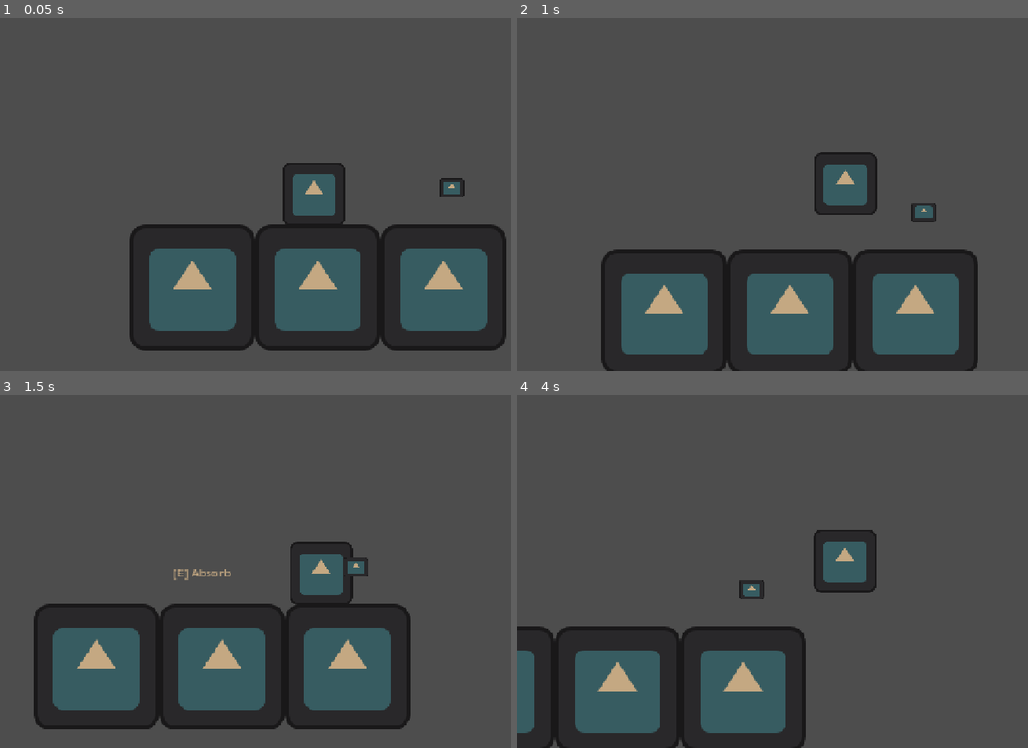
Above: before the commit, frames 1-4 (two rows, left to right).
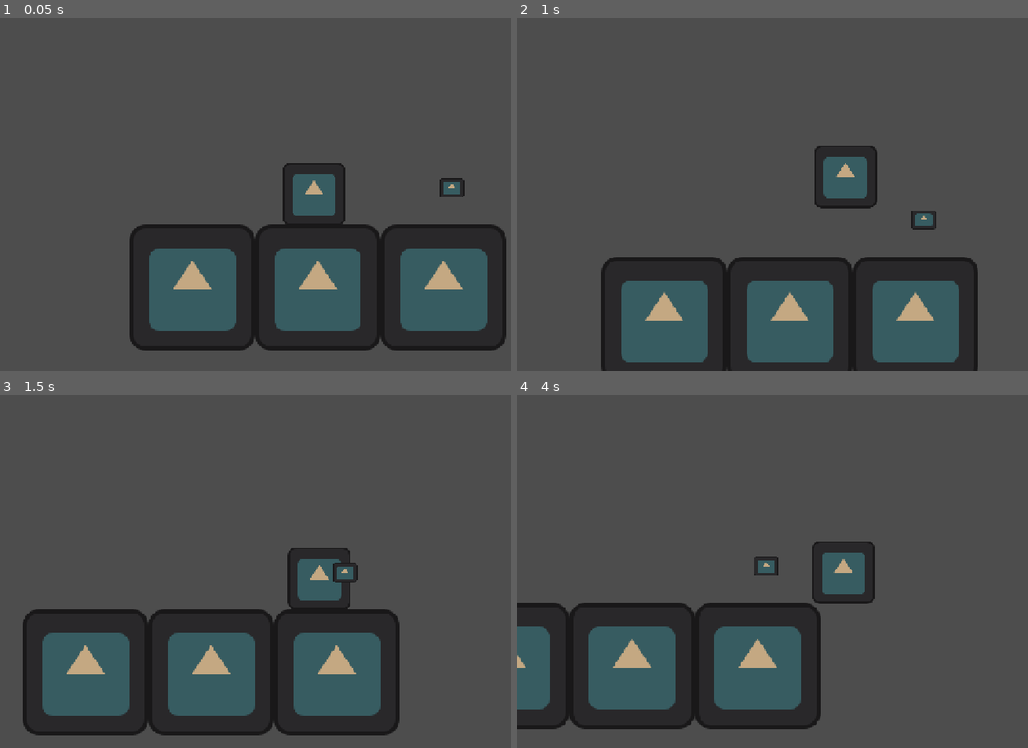
Above: after the commit, the same moments.

Repository: Devansh-Ruia/Salt-Cinder
Game: Godot game, scene res://scenes/world/chapter_01/room_arrival.tscn
Same seed, same stepped clock (60 frames per second), same inputs: the game is played once before the commit and once after it. The engine's default icon, where the game draws it, is replaced by a stand-in: a white triangle on a blue panel in a dark square.
Inputs:
- Up to frame 1 (0.05 s): no input
- Up to frame 2 (1 s): tap Enter at 0.5 s; hold D (move_right) from 0.53 s (still down); hold E (interact) from 0.53 s (still down); tap Space (jump) at 0.77 s
- Up to frame 3 (1.5 s): keep holding D (move_right); release E (interact) at 1.28 s; tap Q (absorb_release) at 1.35 s
- Up to frame 4 (4 s): tap Space (jump) at 1.52, 3.02, 3.77 s; tap E (interact) at 1.55, 2.85 s; release D (move_right) at 2.03 s; hold A (move_left) 2.03-2.78 s; hold E (interact) 2.03-2.78 s; hold D (move_right) from 2.78 s (still down); hold E (interact) from 3.53 s (still down); tap Q (absorb_release) at 3.6 s

Frame 1 is identical in both runs. In frame 2, 5.9% of the frame differs, in the area x 16-91%, y 36-100%; in frame 3, 10%; in frame 4, 18%, in the area x 0-71%, y 38-100%.

Commit message:
fix(ch1): unify Embe layer, restore Veld nodes, repair arrival collision shapes
Phase 3: clear the foundry end-to-end playtest blockers at the root.

Fix 1 - Embe physics layer
- Remove room_arrival's instance-level collision_layer=3 override so Embe is
  layer 2 (entities) everywhere; the layer-3 Embe was carried into foundry by
  RoomManager, where doors/absorbables mask only layer 2 and so never saw it.
- Revert room_approach's mask=6 band-aid back to mask=2 now that the cause is
  fixed (was hiding the layer mismatch for that room only).
- Add collision_mask=2 to arrival's DoorToApproach (was default mask=1, could
  not detect Embe either).

Fix 2 - Veld dialogue payoff
- Foundry had an inline Veld missing the AnimatedSprite2D + DialogueRunner that
  veld_npc.gd._ready() requires; replace it with an instance of the canonical
  veld.tscn (DRY).
- Make veld.tscn functional + reusable: body + interact collision shapes,
  InteractRange mask=2, greybox visual; AnimatedSprite2D left frameless (art gate).
- Wire dialogue in code: veld_npc.gd now builds VeldCh1Data.build() (dialogue is
  authored in code, not a .tres) and assigns it to the runner.
- Render path: DialogueBox is instanced-by-code and was never created. Veld now
  instances DialogueBox on its own CanvasLayer and binds it to the runner, so
  Veld's lines actually display.

Fix 3 - Arrival collision shapes
- WaterZone/BasaltObstacle/CompletionTrigger had RectangleShape2D used as nodes;
  convert each to a CollisionShape2D node pointing at a RectangleShape2D
  sub_resource (extents preserved); drop the bogus Area2D size= properties.
- Replace the malformed uid://waterzone and uid://completiontrigger script UIDs
  with path-based ext_resources (silent resolution).
- Give WaterZone/CompletionTrigger mask=2 so they detect Embe.

Foundry puzzle chain
- Add the LightReflector component to embe.tscn; it is designed to live under
  Embe but was absent, so the sea-glass reflection could never hit the
  ReflectorTarget and the gate could never open. No-op for non-reflective forms
  and rooms without a light_source.

Verified: room_arrival, room_approach, room_foundry all run headless with
exit 0, no placeholder-shape warnings, no veld_npc _ready errors.

Co-Authored-By: Claude Opus 4.8 (1M context) <noreply@anthropic.com>

Diff:
--- a/scenes/entities/embe/embe.tscn
+++ b/scenes/entities/embe/embe.tscn
@@ -4,6 +4,7 @@
 [ext_resource type="Script" uid="uid://cjy33d2ifnfer" path="res://scripts/components/absorption_component.gd" id="2"]
 [ext_resource type="Texture2D" uid="uid://4q335xxs2p" path="res://icon.svg" id="2_85000"]
 [ext_resource type="Resource" path="res://resources/materials/basalt.tres" id="3"]
+[ext_resource type="Script" path="res://scripts/components/light_reflector.gd" id="4"]
 
 [sub_resource type="SpriteFrames" id="SpriteFrames_tpe8y"]
 animations = [{
@@ -40,3 +41,6 @@
 zoom = Vector2(2, 2)
 position_smoothing_enabled = true
 position_smoothing_speed = 8.0
+
+[node name="LightReflector" type="Node2D" parent="."]
+script = ExtResource("4")
--- a/scenes/entities/npcs/veld.tscn
+++ b/scenes/entities/npcs/veld.tscn
@@ -1,22 +1,49 @@
-[gd_scene load_steps=3 format=3]
+[gd_scene load_steps=5 format=3]
 
 [ext_resource type="Script" path="res://scripts/entities/veld_npc.gd" id="1"]
 [ext_resource type="Script" path="res://scripts/components/dialogue_runner.gd" id="2"]
 
+[sub_resource type="RectangleShape2D" id="veld_body_shape"]
+size = Vector2(32, 48)
+
+[sub_resource type="CircleShape2D" id="veld_interact_shape"]
+radius = 48.0
+
 [node name="Veld" type="CharacterBody2D"]
+collision_layer = 2
 script = ExtResource("1")
 
 [node name="AnimatedSprite2D" type="AnimatedSprite2D" parent="."]
 ;; TODO: assign SpriteFrames with animations: idle (4 frames), talking (6 frames)
 
+;; ── Greybox placeholder (until SpriteFrames are authored) ──
+[node name="VeldVisual" type="ColorRect" parent="."]
+offset_left = -16.0
+offset_top = -48.0
+offset_right = 16.0
+offset_bottom = 0.0
+color = Color(0.3, 0.5, 0.7, 1.0)
+
+[node name="VeldLabel" type="Label" parent="."]
+offset_left = -20.0
+offset_top = -68.0
+offset_right = 20.0
+offset_bottom = -48.0
+text = "VELD"
+horizontal_alignment = 1
+
 [node name="CollisionShape2D" type="CollisionShape2D" parent="."]
-;; TODO: assign RectangleShape2D matching Veld's body bounds
+position = Vector2(0, -24)
+shape = SubResource("veld_body_shape")
 
 [node name="InteractRange" type="Area2D" parent="."]
+collision_layer = 4
+collision_mask = 2
 
 [node name="InteractRangeShape" type="CollisionShape2D" parent="InteractRange"]
-;; TODO: assign CircleShape2D with ~48px radius for interact detection
+position = Vector2(0, -24)
+shape = SubResource("veld_interact_shape")
 
 [node name="DialogueRunner" type="Node" parent="."]
 script = ExtResource("2")
-;; TODO: assign dialogue = res://resources/dialogue/veld_ch1.tres once loaded in editor
+;; dialogue is assigned at runtime in veld_npc.gd via VeldCh1Data.build()
--- a/scenes/world/chapter_01/room_approach.tscn
+++ b/scenes/world/chapter_01/room_approach.tscn
@@ -106,7 +106,7 @@
 
 [node name="AbsorbableObject" type="Area2D" parent="Entities/BasaltSlab"]
 collision_layer = 4
-collision_mask = 6
+collision_mask = 2
 script = ExtResource("3_absorb")
 material_profile = ExtResource("6_basalt")
 
@@ -134,7 +134,7 @@
 
 [node name="AbsorbableObject" type="Area2D" parent="Entities/DriftwoodPlank"]
 collision_layer = 4
-collision_mask = 6
+collision_mask = 2
 script = ExtResource("3_absorb")
 material_profile = ExtResource("7_driftwood")
 
@@ -162,7 +162,7 @@
 
 [node name="AbsorbableObject" type="Area2D" parent="Entities/CoralChunk"]
 collision_layer = 4
-collision_mask = 6
+collision_mask = 2
 script = ExtResource("3_absorb")
 material_profile = ExtResource("8_coral")
 
@@ -190,7 +190,7 @@
 
 [node name="AbsorbableObject" type="Area2D" parent="Entities/SeaGlassShard"]
 collision_layer = 4
-collision_mask = 6
+collision_mask = 2
 script = ExtResource("3_absorb")
 material_profile = ExtResource("9_seaglass")
 
@@ -219,7 +219,7 @@
 [node name="LoreWaymark" type="Area2D" parent="."]
 position = Vector2(1280, 390)
 collision_layer = 4
-collision_mask = 6
+collision_mask = 2
 script = ExtResource("4_lore")
 lore_entry = ExtResource("5_loredata")
 
@@ -249,7 +249,7 @@
 [node name="DoorToArrival" type="Area2D" parent="."]
 position = Vector2(60, 380)
 collision_layer = 3
-collision_mask = 6
+collision_mask = 2
 script = ExtResource("2_door")
 target_room = "arrival"
 target_door_id = "from_approach"
@@ -277,7 +277,7 @@
 [node name="DoorToFoundry" type="Area2D" parent="."]
 position = Vector2(1460, 380)
 collision_layer = 3
-collision_mask = 6
+collision_mask = 2
 script = ExtResource("2_door")
 target_room = "foundry"
 target_door_id = "from_approach"
--- a/scenes/world/chapter_01/room_arrival.tscn
+++ b/scenes/world/chapter_01/room_arrival.tscn
@@ -149,6 +149,15 @@
 [sub_resource type="RectangleShape2D" id="RectangleShape2D_83tn4"]
 size = Vector2(60, 61.5)
 
+[sub_resource type="RectangleShape2D" id="RectangleShape2D_waterzone"]
+size = Vector2(80, 40)
+
+[sub_resource type="RectangleShape2D" id="RectangleShape2D_basaltobstacle"]
+size = Vector2(40, 60)
+
+[sub_resource type="RectangleShape2D" id="RectangleShape2D_completiontrigger"]
+size = Vector2(32, 32)
+
 [node name="RoomArrival" type="Node2D" unique_id=936883238]
 
 [node name="CanvasModulate" type="CanvasModulate" parent="." unique_id=655180769]
@@ -179,7 +188,6 @@
 [node name="Embe" parent="Entities" unique_id=909882338 instance=ExtResource("2_kbhdu")]
 position = Vector2(46, -30)
 scale = Vector2(0.5, 0.5)
-collision_layer = 3
 
 [node name="Driftwoodlog" type="Node2D" parent="Entities" unique_id=1602450672]
 
@@ -198,6 +206,8 @@
 
 [node name="DoorToApproach" type="Area2D" parent="." unique_id=1274222404]
 script = ExtResource("1")
+collision_layer = 3
+collision_mask = 2
 target_room = "approach"
 target_door_id = "from_arrival"
 door_id = "from_approach"
@@ -209,25 +219,26 @@
 [node name="WaterZone" type="Area2D" parent="." unique_id=1274222405]
 script = ExtResource("5_waterzone")
 position = Vector2(100, 0)
-size = Vector2(80, 40)
-
-[node name="WaterZoneShape" type="RectangleShape2D" parent="WaterZone" unique_id=1274222406]
-size = Vector2(80, 40)
+collision_layer = 4
+collision_mask = 2
+
+[node name="WaterZoneShape" type="CollisionShape2D" parent="WaterZone" unique_id=1274222406]
+shape = SubResource("RectangleShape2D_waterzone")
 
 [node name="BasaltObstacle" type="Area2D" parent="." unique_id=1274222407]
 script = ExtResource("1")
 position = Vector2(180, -20)
-size = Vector2(40, 60)
 collision_layer = 1
 collision_mask = 2
 
-[node name="BasaltObstacleShape" type="RectangleShape2D" parent="BasaltObstacle" unique_id=1274222408]
-size = Vector2(40, 60)
+[node name="BasaltObstacleShape" type="CollisionShape2D" parent="BasaltObstacle" unique_id=1274222408]
+shape = SubResource("RectangleShape2D_basaltobstacle")
 
 [node name="CompletionTrigger" type="Area2D" parent="." unique_id=1274222409]
 script = ExtResource("6_completiontrigger")
 position = Vector2(250, -30)
+collision_mask = 2
 flag_to_set = "chapter_01_greybox_complete"
 
-[node name="CompletionTriggerShape" type="RectangleShape2D" parent="CompletionTrigger" unique_id=1274222410]
-size = Vector2(32, 32)
+[node name="CompletionTriggerShape" type="CollisionShape2D" parent="CompletionTrigger" unique_id=1274222410]
+shape = SubResource("RectangleShape2D_completiontrigger")
--- a/scenes/world/chapter_01/room_foundry.tscn
+++ b/scenes/world/chapter_01/room_foundry.tscn
@@ -14,7 +14,7 @@
 [ext_resource type="Resource" path="res://resources/materials/driftwood.tres" id="8_driftwood"]
 [ext_resource type="Resource" path="res://resources/materials/coral.tres" id="9_coral"]
 [ext_resource type="Resource" path="res://resources/materials/sea_glass.tres" id="10_seaglass"]
-[ext_resource type="Script" path="res://scripts/entities/veld_npc.gd" id="11_veld"]
+[ext_resource type="PackedScene" path="res://scenes/entities/npcs/veld.tscn" id="11_veld"]
 
 ;; ═══════════════════════════════════════════════════
 ;; SUB-RESOURCES (collision shapes)
@@ -46,9 +46,6 @@
 
 [sub_resource type="RectangleShape2D" id="reflector_target_shape"]
 size = Vector2(40, 40)
-
-[sub_resource type="RectangleShape2D" id="veld_interact_shape"]
-size = Vector2(60, 60)
 
 ;; ═══════════════════════════════════════════════════
 ;; ROOT NODE
@@ -372,32 +369,8 @@
 [node name="Entities" type="Node2D" parent="."]
 y_sort_enabled = true
 
-[node name="Veld" type="CharacterBody2D" parent="Entities"]
+[node name="Veld" parent="Entities" instance=ExtResource("11_veld")]
 position = Vector2(1900, 780)
-collision_layer = 2
-script = ExtResource("11_veld")
-
-[node name="VeldVisual" type="ColorRect" parent="Entities/Veld"]
-offset_left = -16
-offset_top = -48
-offset_right = 16
-offset_bottom = 0
-color = Color(0.3, 0.5, 0.7, 1.0)
-
-[node name="VeldLabel" type="Label" parent="Entities/Veld"]
-offset_left = -20
-offset_top = -68
-offset_right = 20
-offset_bottom = -48
-text = "VELD"
-horizontal_alignment = 1
-
-[node name="InteractRange" type="Area2D" parent="Entities/Veld"]
-collision_layer = 4
-collision_mask = 2
-
-[node name="InteractShape" type="CollisionShape2D" parent="Entities/Veld/InteractRange"]
-shape = SubResource("veld_interact_shape")
 
 ;; ═══════════════════════════════════════════════════
 ;; DOORS
--- a/scripts/entities/veld_npc.gd
+++ b/scripts/entities/veld_npc.gd
@@ -2,6 +2,10 @@
 ## Static character. Triggers dialogue on interact. Plays talking animation
 ## during dialogue, idle otherwise.
 extends CharacterBody2D
+
+## Veld's Chapter 1 dialogue is authored in code (nested resource arrays are
+## painful as .tres), so we build it at runtime rather than via an @export .tres.
+const DIALOGUE_BOX_SCENE: PackedScene = preload("res://scenes/ui/dialogue_box.tscn")
 
 @onready var sprite: AnimatedSprite2D = $AnimatedSprite2D
 @onready var interact_range: Area2D = $InteractRange
@@ -15,6 +19,21 @@
 	interact_range.body_exited.connect(_on_body_exited)
 	dialogue_runner.dialogue_started.connect(_on_dialogue_started)
 	dialogue_runner.dialogue_ended.connect(_on_dialogue_ended)
+
+	# Build Veld's dialogue in code and hand it to the runner.
+	dialogue_runner.dialogue = VeldCh1Data.build()
+
+	# Instance the dialogue UI on its own CanvasLayer (screen-fixed) and bind it
+	# to this NPC's runner. UI is instanced via code by project convention.
+	var ui_layer := CanvasLayer.new()
+	ui_layer.name = "DialogueUILayer"
+	add_child(ui_layer)
+	# Untyped on purpose: DialogueBox's class_name is only registered after an
+	# editor import, and the Node-inferred type lacks bind_to_runner — either
+	# would fail a headless parse. Dynamic dispatch resolves it at runtime.
+	var box = DIALOGUE_BOX_SCENE.instantiate()
+	ui_layer.add_child(box)
+	box.bind_to_runner(dialogue_runner)
 
 	# TODO: play idle animation when sprite is set up
 	# sprite.play("idle")
--- a/scripts/ui/dialogue_box.gd
+++ b/scripts/ui/dialogue_box.gd
@@ -2,6 +2,7 @@
 ## Styled like a tide-worn document: bone-white panel, ink-black text,
 ## no rounded corners, no drop shadow.
 ## Typewriter effect at 30 chars/sec. Skip on first interact press; advance on second.
+class_name DialogueBox
 extends PanelContainer
 
 ## Typewriter speed in characters per second.
Not shown: 1 places in scenes/world/chapter_01/room_arrival.tscn that only renumber resources
Not shown: 1 places in scenes/world/chapter_01/room_foundry.tscn that only renumber resources
